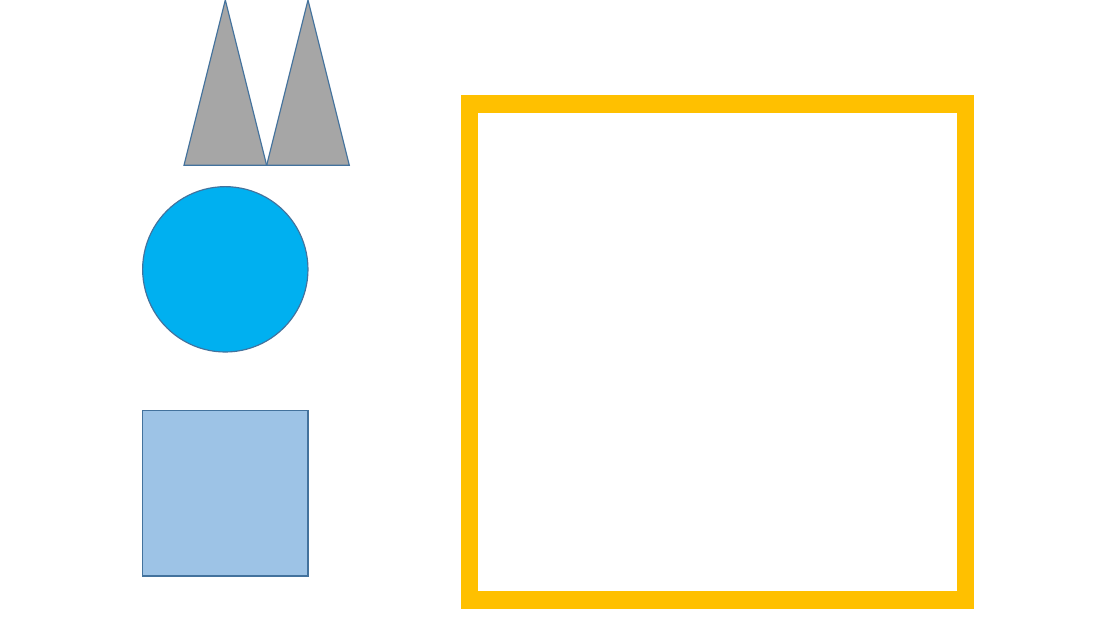
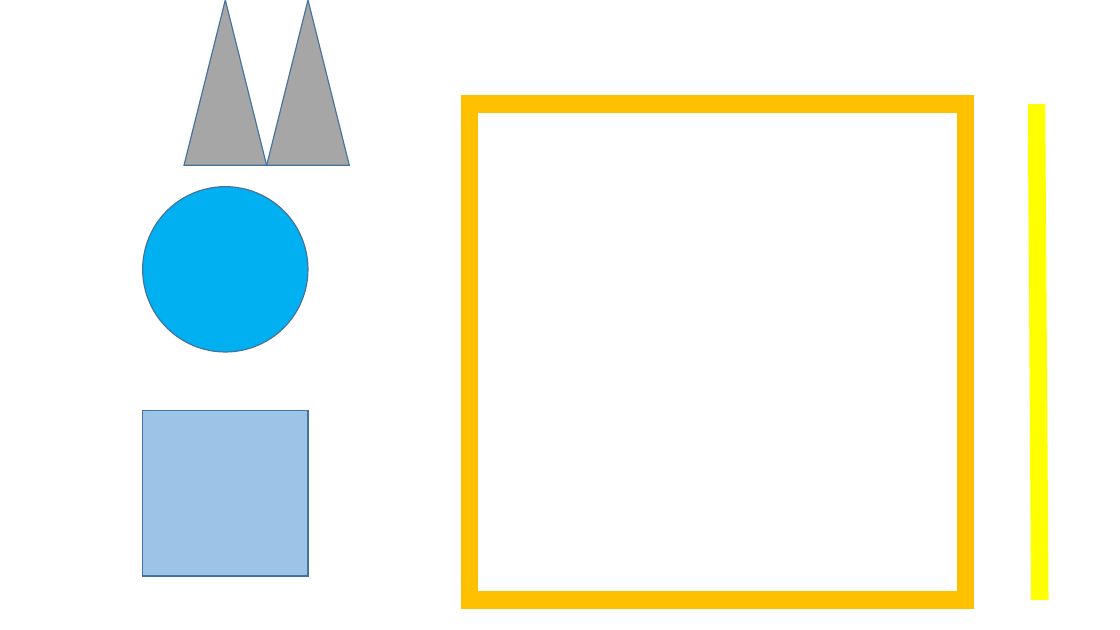
Before and after one commit to CSClub-meikei/Bounce, a slide deck: slide 1 of workspace/graphics.pptx. Drawn at 1120x630 pixels with LibreOffice and Linux fonts; fonts in the diff are those of the drawing. Boxes give left, top, right and bottom in pixels: in the first picture for what was removed or moved away, otherwise in the second. Text is boxed around its words. In the diff, an @@ line names an element or a change of style, - is before the commit and + after.

```diff
--- a/workspace/graphics.pptx
+++ b/workspace/graphics.pptx
@@ line added from (1037, 104) to (1040, 600), #FFFF00 15 pt @@
```
Also in this commit, not shown: 1 other slide changed, 22 other files.
